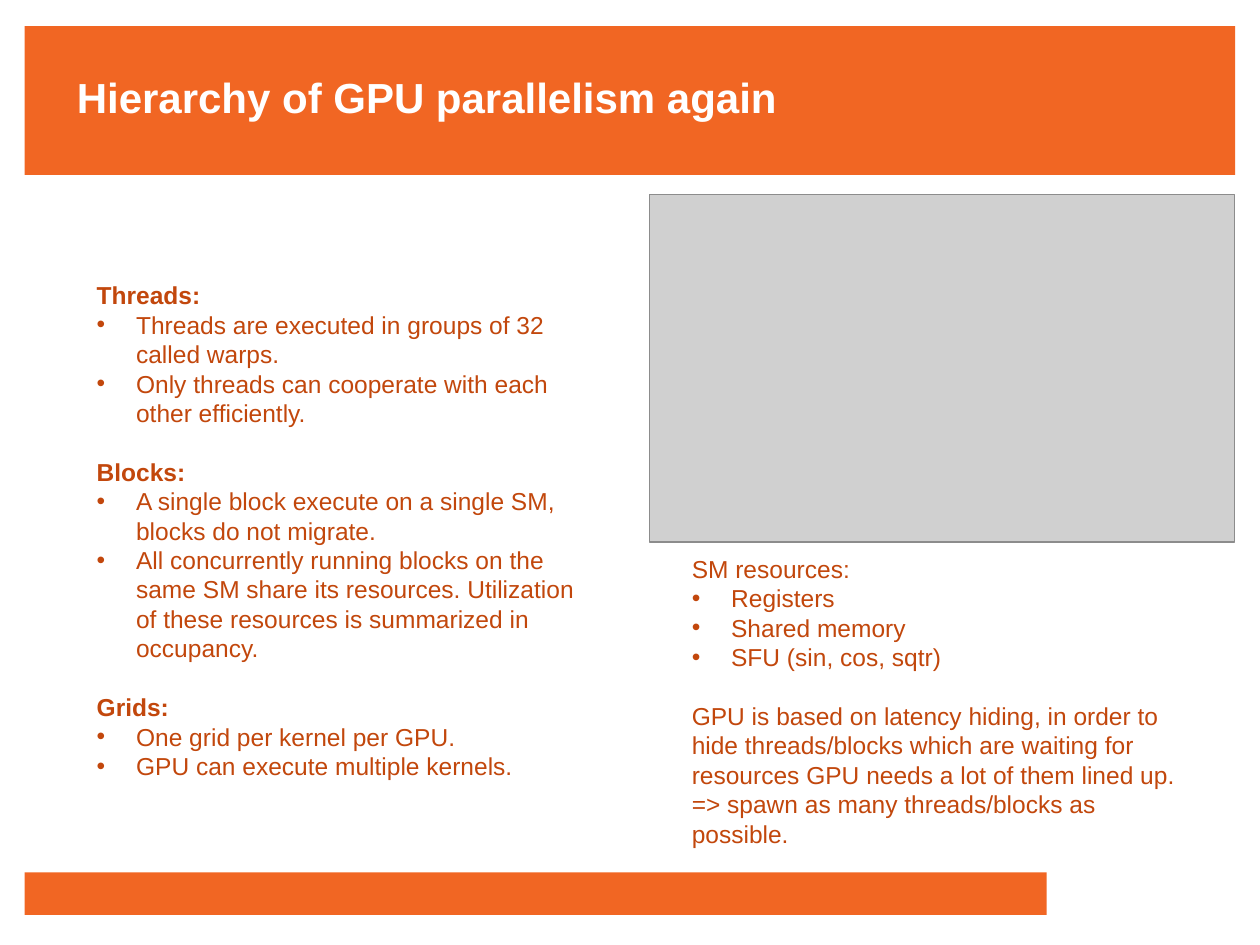
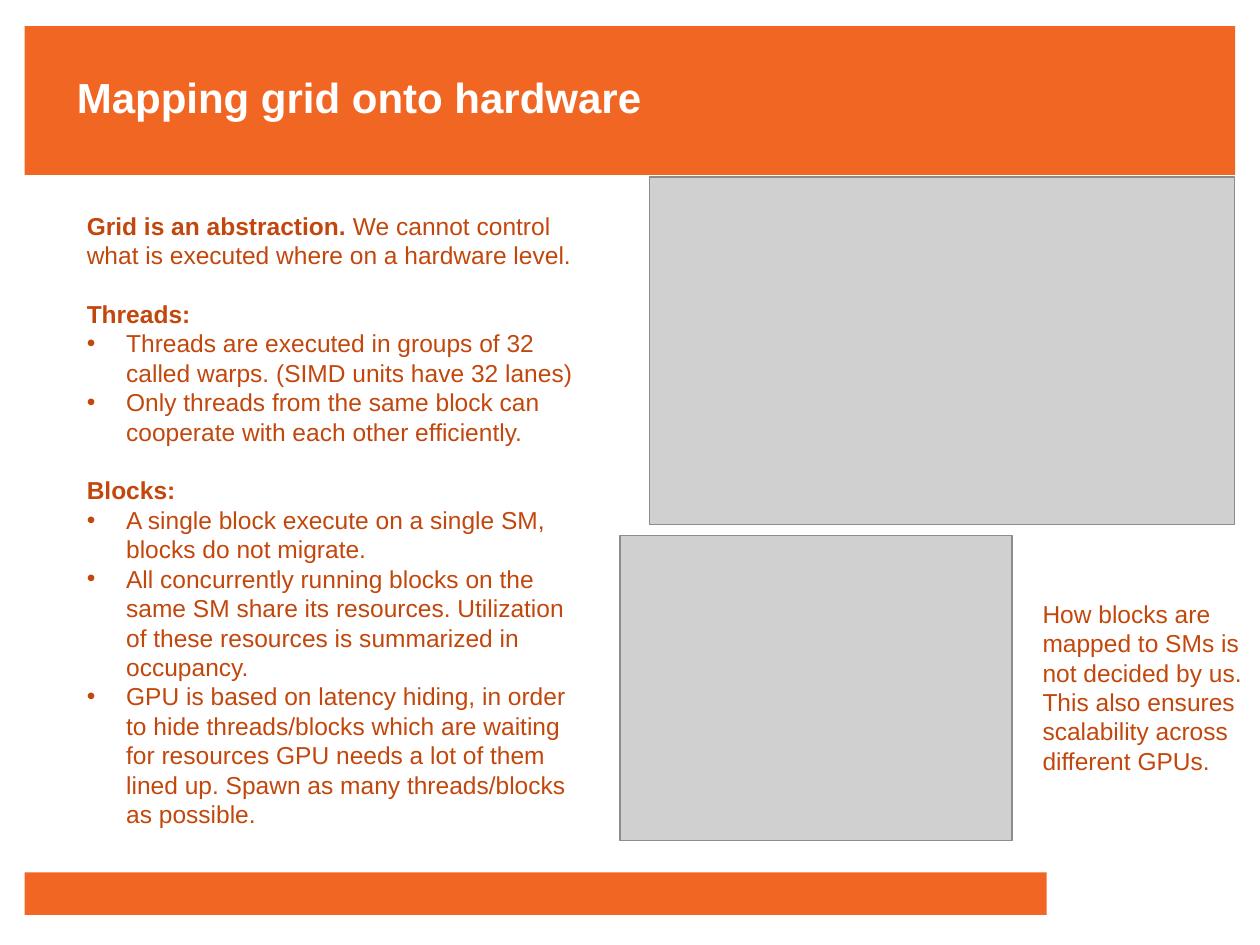
Before and after one commit to francisjudd/CWM-HPC, a slide deck: slide 11 of Lectures/pptx/7_Lecture_seven.pptx (slide 18 before the commit). Drawn at 1260x945 pixels with LibreOffice and Linux fonts; fonts in the diff are those of the drawing; grey boxes stand for pictures; background and template pictures are left out. Boxes give left, top, right and bottom in pixels: in the first picture for what was removed or moved away, otherwise in the second. Text is boxed around its words. In the diff, an @@ line names an element or a change of style, - is before the commit and + after.

```diff
--- a/Lectures/pptx/7_Lecture_seven.pptx
+++ b/Lectures/pptx/7_Lecture_seven.pptx
@@ text at [77, 82, 641, 122]: text changed @@
-Hierarchy of GPU parallelism again
+Mapping grid onto hardware
@@ picture: place and size @@
-picture at [650, 195, 1235, 543]
+picture at [650, 178, 1235, 525]
@@ text "Grid is an abstraction. We ...": place and size @@
-text "Grid is an abstraction. We ..." at [97, 286, 573, 780]
+text "Grid is an abstraction. We ..." at [87, 217, 572, 828]
@@ text at [87, 217, 570, 265]: paragraph added @@
+Grid is an abstraction. We cannot control what is executed where on a hardware level.
@@ text at [126, 334, 572, 446]: text changed @@
-• Threads are executed in groups of 32 called warps.
-• Only threads can cooperate with each other efficiently.
+• Threads are executed in groups of 32 called warps. (SIMD units have 32 lanes)
+• Only threads from the same block can cooperate with each other efficiently.
@@ picture added at [620, 536, 1012, 842] @@
@@ text removed at [692, 561, 1174, 848] @@
-SM resources:
-• Registers
-• Shared memory
-• SFU (sin, cos, sqtr)
-GPU is based on latency hiding, in order to hide threads/blocks which are waiting for resources GPU needs a lot of them lined up.
-=> spawn as many threads/blocks as possible.
@@ text added at [1043, 605, 1242, 771], 14 pt, text #C2470C @@
+How blocks are mapped to SMs is not decided by us. This also ensures scalability across different GPUs.
@@ text at [126, 687, 565, 828]: text changed @@
-Grids:
-• One grid per kernel per GPU.
-• GPU can execute multiple kernels.
+• GPU is based on latency hiding, in order to hide threads/blocks which are waiting for resources GPU needs a lot of them lined up. Spawn as many threads/blocks as possible.
```
Also in this commit, not shown: 10 other slides changed, 6 slides added, 12 other files.
